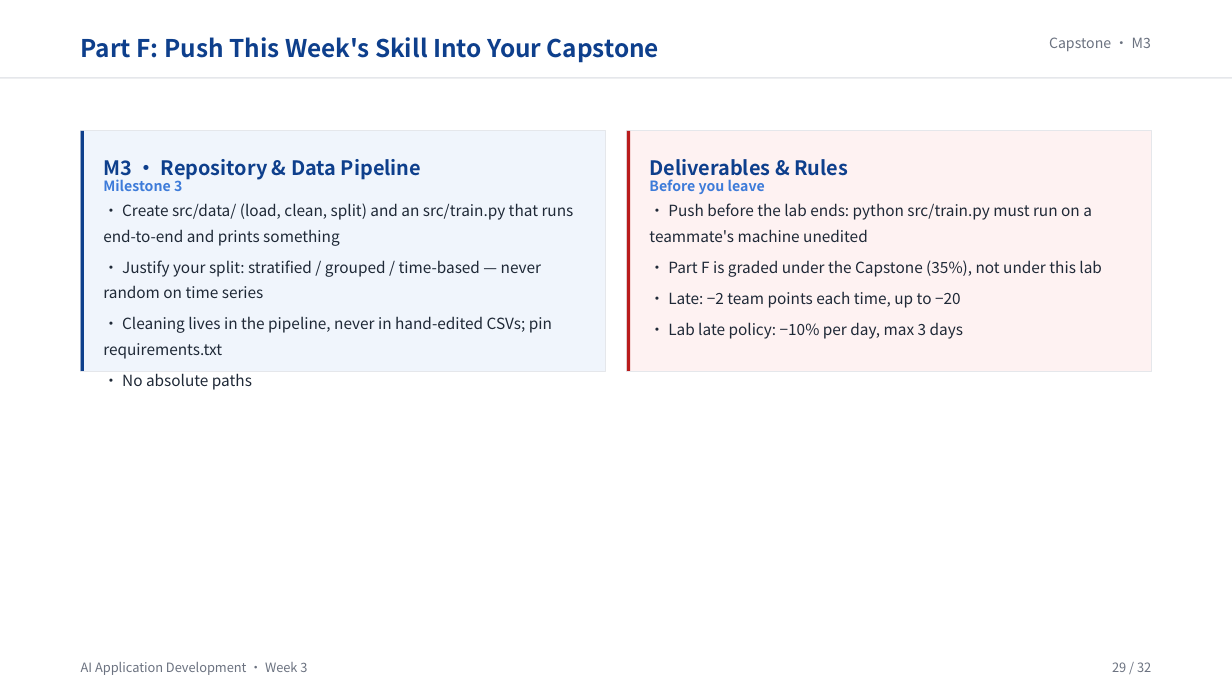
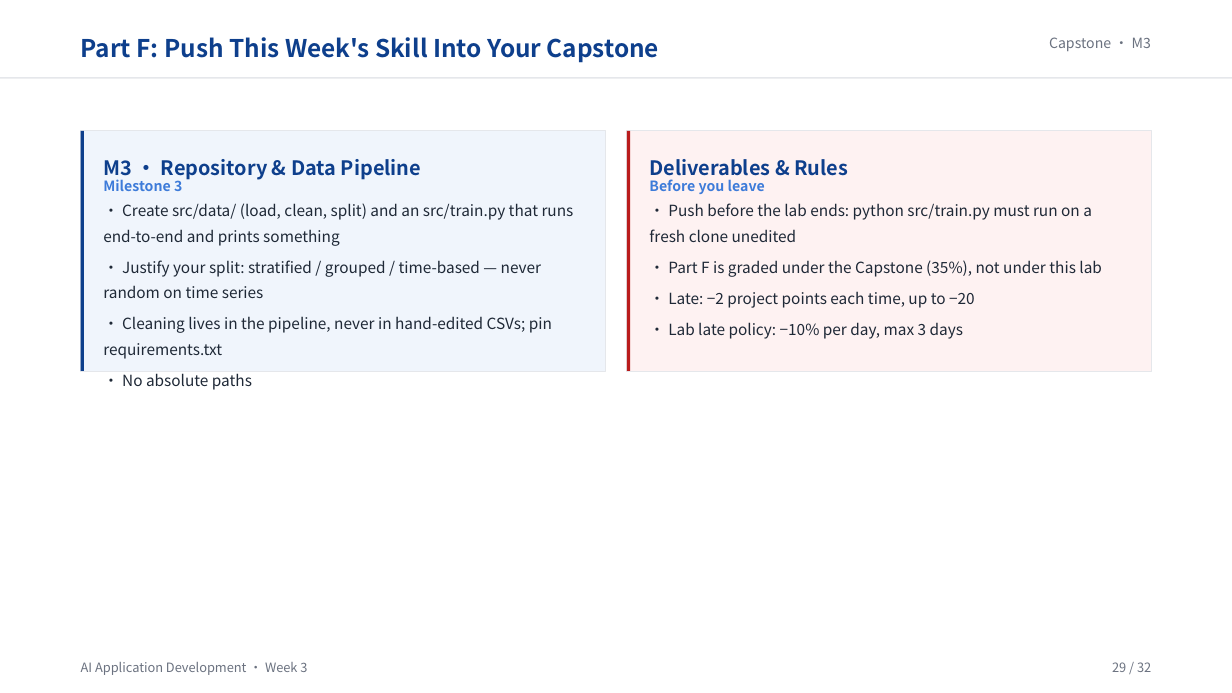
Before and after one commit to klausren/ai-application-development, a slide deck: slide 29 of lectures/week-03/lecture-en.pptx. Drawn at 1232x693 pixels with LibreOffice and Linux fonts; fonts in the diff are those of the drawing. Boxes give left, top, right and bottom in pixels: in the first picture for what was removed or moved away, otherwise in the second. Text is boxed around its words. In the diff, an @@ line names an element or a change of style, - is before the commit and + after.

Commit message:
feat: convert capstone from 3-person team to individual project
Project type change: 团队项目 → 个人项目 (per user request 2026-09-08).

Scoring (kept the prior 70/30 split, swapped meaning):
  - Project score (100 → 70%): the artefact you build
  - Defence & process score (100 → 30%): W16 defence + git/DEVLOG + retro + AI use

File changes (renames via git mv preserve history):
  rubric-team.md      → rubric-project.md
  rubric-individual.md→ rubric-defence.md
  team-agreement-template.md → project-plan-template.md

New:
  templates/DEVLOG.md — weekly 4-line dev log (did/result/next/blocked)
  rubric-defence §2: DEVLOG.md evidence replaces peer-evaluation evidence

What replaced peer review:
  - Weekly DEVLOG.md (4 lines, fixed format) graded in §2
  - 3 instructor checkpoints: W4 (metric/target), W8 (midterm), W12 (scope)
  - Classmate demo feedback at W16 kept as optional, non-graded
  - 3-week silence → mandatory check-in; second trigger caps §2 at 18/30

Scope adjustments for one person:
  - MVP vs stretch table added to capstone/README §3.5
  - Interface bar lowered: documented one-command CLI earns Good; API+Docker
    is Excellent; deployed URL is stretch (bonus +3)
  - Cut list is now a required part of PROJECT_PLAN.md
  - W14 milestone: packaging + one-command run (Docker optional)
  - W16 demo day: per-student 5-min demo + 8-min individual defence

Cross-repo updates:
  - 16 lab handouts: '−2 team points' → '−2 project points'; W1 Part F
    rewritten for solo setup; W8/W10/W12/W16 'team' wording de-teamed
  - week-03 lesson plans: 'teammate's machine' test → fresh-clone test
  - week-03 deck spec rebuilt, decks re-rendered (32pp, no SVG)
  - syllabus.md, README.md: assessment table + capstone section rewritten
  - projects/README.md: new split diagram, removed 'peer coefficient' copy

```diff
--- a/lectures/week-03/lecture-en.pptx
+++ b/lectures/week-03/lecture-en.pptx
@@ text at <box>649,203,1092,242</box>: text changed @@
-• Push before the lab ends: python src/train.py must run on a teammate's machine unedited
+• Push before the lab ends: python src/train.py must run on a fresh clone unedited
@@ text at <box>668,291,975,308</box>: text changed @@
-• Late: −2 team points each time, up to −20
+• Late: −2 project points each time, up to −20
```
Also in this commit, not shown: 33 other files.
